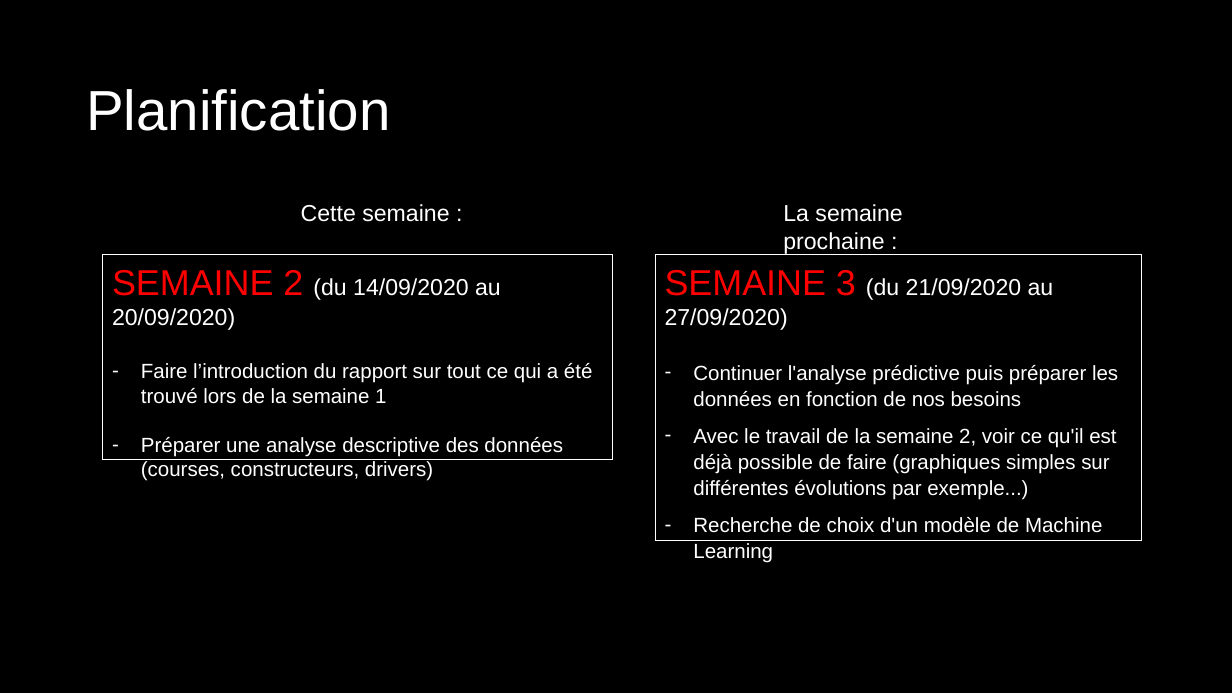
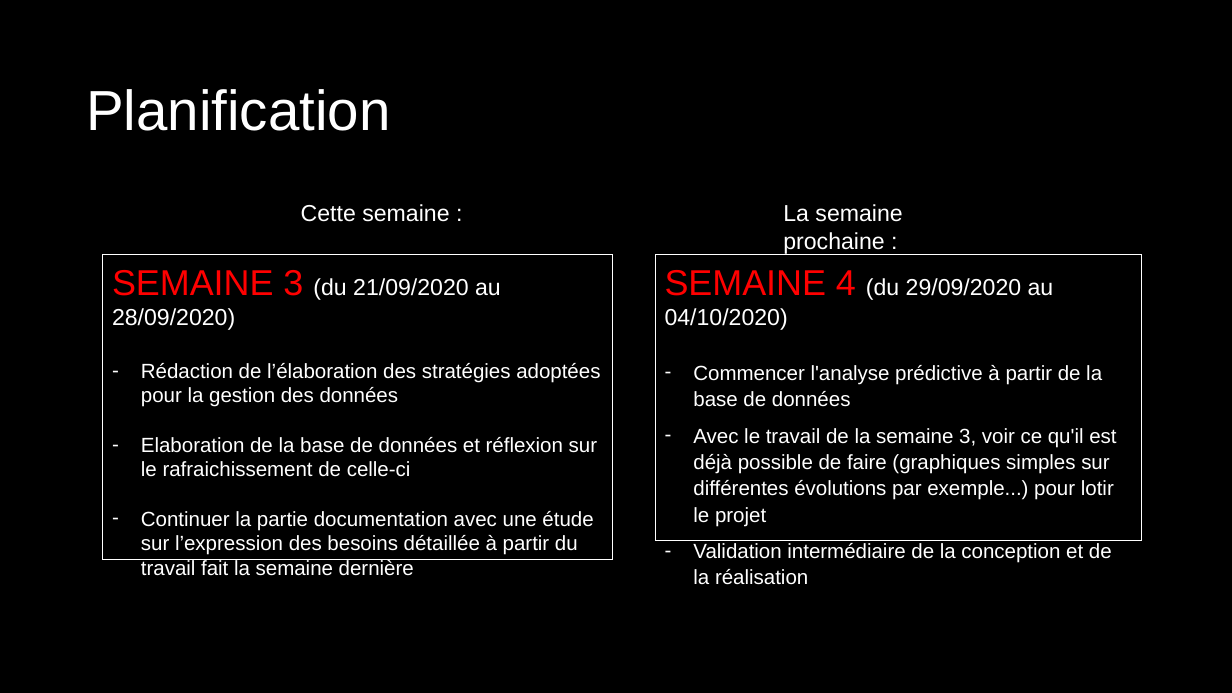
Before and after one commit to maxThoor/Formula-1-Race-Data, a slide deck: slide 4 of Gestion de projet/Présentation semaine 3.pptx (slide 5 before the commit). Drawn at 1232x693 pixels with LibreOffice and Linux fonts; fonts in the diff are those of the drawing. Boxes give left, top, right and bottom in pixels: in the first picture for what was removed or moved away, otherwise in the second. Text is boxed around its words. In the diff, an @@ line names an element or a change of style, - is before the commit and + after.

Commit message:
Présentation semaine 3

```diff
--- a/Gestion de projet/Présentation semaine 3.pptx
+++ b/Gestion de projet/Présentation semaine 3.pptx
@@ rectangle "SEMAINE 3 (du 21/09/2020 au ...": place and size @@
-rectangle "SEMAINE 3 (du 21/09/2020 au ..." at [103,255,612,460]
+rectangle "SEMAINE 3 (du 21/09/2020 au ..." at [103,255,612,560]
@@ text in rectangle at [112,270,600,555]: text changed @@
-SEMAINE 2 (du 14/09/2020 au 20/09/2020)
-– Faire l’introduction du rapport sur tout ce qui a été trouvé lors de la semaine 1
-– Préparer une analyse descriptive des données (courses, constructeurs, drivers)
+SEMAINE 3 (du 21/09/2020 au 28/09/2020)
+– Rédaction de l’élaboration des stratégies adoptées pour la gestion des données
+– Elaboration de la base de données et réflexion sur le rafraichissement de celle-ci
+– Continuer la partie documentation avec une étude sur l’expression des besoins détaillée à partir du travail fait la semaine dernière
@@ text in rectangle at [665,270,1116,585]: text changed @@
-SEMAINE 3 (du 21/09/2020 au 27/09/2020)
-– Continuer l'analyse prédictive puis préparer les données en fonction de nos besoins
-– Avec le travail de la semaine 2, voir ce qu'il est déjà possible de faire (graphiques simples sur différentes évolutions par exemple...)
-– Recherche de choix d'un modèle de Machine Learning
+SEMAINE 4 (du 29/09/2020 au 04/10/2020)
+– Commencer l'analyse prédictive à partir de la base de données
+– Avec le travail de la semaine 3, voir ce qu'il est déjà possible de faire (graphiques simples sur différentes évolutions par exemple...) pour lotir le projet
+– Validation intermédiaire de la conception et de la réalisation
```
Also in this commit, not shown: 1 other slide changed, 1 slide removed.
